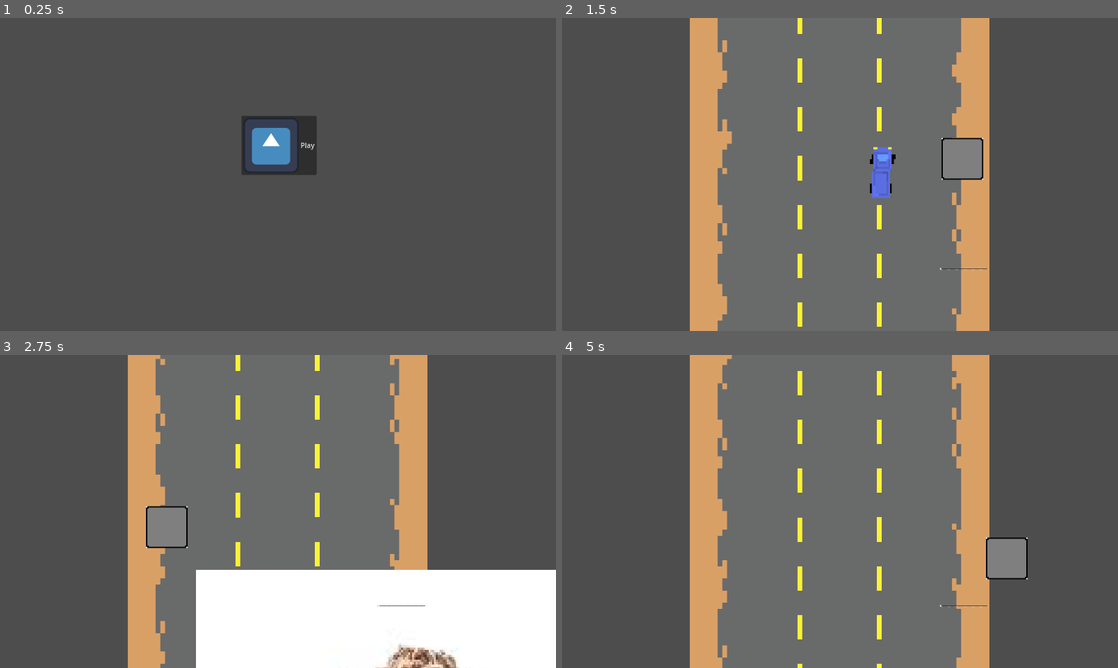
Above: before the commit, frames 1-4 (two rows, left to right).
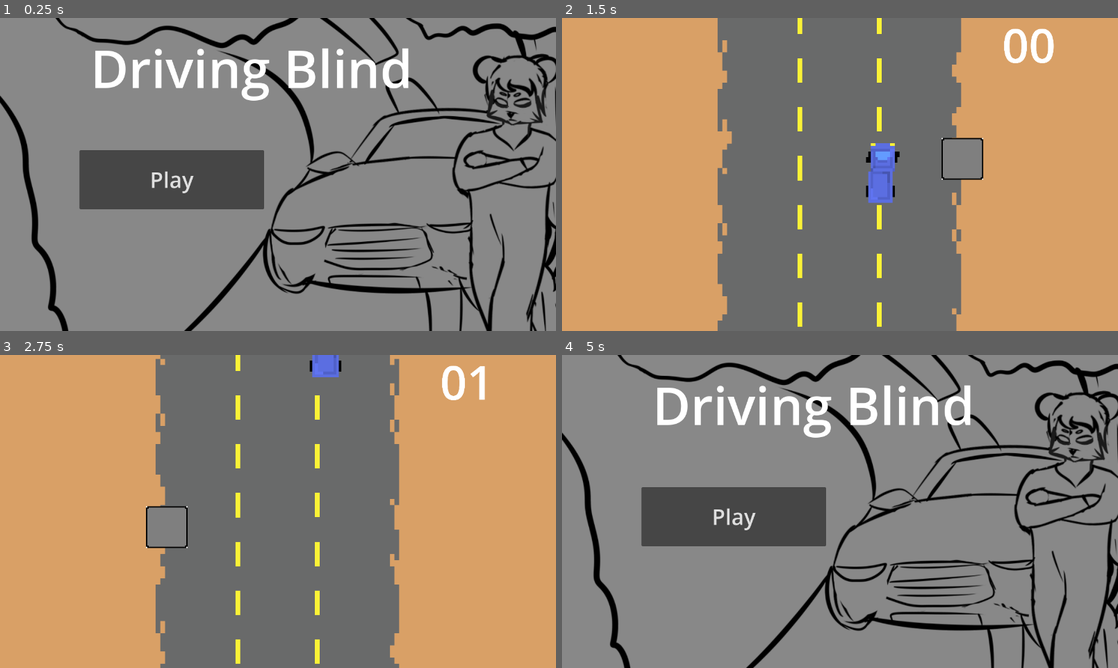
Above: after the commit, the same moments.

Repository: MurpMR/big_sexy_car
Game: Godot game, scene res://scenes/menu.tscn
Two runs of this game, one before a commit and one after it. Both use one fixed random seed, a clock stepped at 60 frames per second and the inputs below. The engine's default icon, where the game draws it, is replaced by a stand-in: a white triangle on a blue panel in a dark square. Sound files missing from this copy of the repository are replaced by a short silence.
Inputs (mouse positions are in pixels of both pictures, inside the frame that each line leads up to):
- Up to frame 1 (0.25 s): no input
- Up to frame 2 (1.5 s): click "Play" at 0.5 s; tap Enter (ui_accept) at 1.25 s; move the mouse to (962, 158) at 1.27 s; hold Right (ui_right) from 1.28 s (still down)
- Up to frame 3 (2.75 s): keep holding Right (ui_right); tap Enter (ui_accept) at 1.52, 2.27 s; move the mouse to (166, 527) at 2.02 s
- Up to frame 4 (5 s): move the mouse to (895, 442) at 2.77 s; release Right (ui_right) at 2.78 s; hold Left (ui_left) 2.78-3.53 s; move the mouse to (812, 574) at 3.52 s; hold Right (ui_right) from 3.53 s (still down); tap Enter (ui_accept) at 3.77, 4.52 s; move the mouse to (1006, 558) at 4.27 s

The runs differ from the first frame. In frame 1, 92% of the frame differs, in the area x 0-100%, y 0-100%; in frame 2, 47%; in frame 3, 60%; in frame 4, 95%.

Commit message:
gay furry stuff

Diff:
--- /dev/null
+++ b/new-game-project/node_2d.gd
@@ -0,0 +1,45 @@
+extends Node2D
+var score: int
+var stopped = false
+
+# Called when the node enters the scene tree for the first time.
+func _ready() -> void:
+	score = 0
+
+
+# Called every frame. 'delta' is the elapsed time since the previous frame.
+func _process(delta: float) -> void:
+	pass
+
+
+func _on_car_died() -> void:
+		get_tree().change_scene_to_file("res://scenes/menu.tscn")
+
+
+func _on_second_timeout() -> void:
+	if stopped:
+		return
+	score += 1
+	var seconds = score % 60
+
+
+
+	var time = str(seconds)
+	if len(time) == 1:
+		time = "0" + time
+
+	if score > 59:
+		var minutes = floor(score/60)%60
+		time = str(minutes) + ":"+time
+		if len(time) == 4:
+			time = "0" + time
+
+	if score > 3599:
+		var hours = floor(score/3600)
+		time = str(hours) + ":"+time
+
+	$Label.text = time
+
+
+func _on_car_show() -> void:
+	stopped = true
--- a/new-game-project/project.godot
+++ b/new-game-project/project.godot
@@ -20,6 +20,41 @@
 window/size/viewport_width=1280
 window/size/viewport_height=720
 
+[input]
+
+ui_left={
+"deadzone": 0.5,
+"events": [Object(InputEventKey,"resource_local_to_scene":false,"resource_name":"","device":0,"window_id":0,"alt_pressed":false,"shift_pressed":false,"ctrl_pressed":false,"meta_pressed":false,"pressed":false,"keycode":4194319,"physical_keycode":0,"key_label":0,"unicode":0,"location":0,"echo":false,"script":null)
+, Object(InputEventJoypadButton,"resource_local_to_scene":false,"resource_name":"","device":0,"button_index":13,"pressure":0.0,"pressed":false,"script":null)
+, Object(InputEventJoypadMotion,"resource_local_to_scene":false,"resource_name":"","device":0,"axis":0,"axis_value":-1.0,"script":null)
+, Object(InputEventKey,"resource_local_to_scene":false,"resource_name":"","device":0,"window_id":0,"alt_pressed":false,"shift_pressed":false,"ctrl_pressed":false,"meta_pressed":false,"pressed":false,"keycode":0,"physical_keycode":65,"key_label":0,"unicode":0,"location":0,"echo":false,"script":null)
+]
+}
+ui_right={
+"deadzone": 0.5,
+"events": [Object(InputEventKey,"resource_local_to_scene":false,"resource_name":"","device":0,"window_id":0,"alt_pressed":false,"shift_pressed":false,"ctrl_pressed":false,"meta_pressed":false,"pressed":false,"keycode":4194321,"physical_keycode":0,"key_label":0,"unicode":0,"location":0,"echo":false,"script":null)
+, Object(InputEventJoypadButton,"resource_local_to_scene":false,"resource_name":"","device":0,"button_index":14,"pressure":0.0,"pressed":false,"script":null)
+, Object(InputEventJoypadMotion,"resource_local_to_scene":false,"resource_name":"","device":0,"axis":0,"axis_value":1.0,"script":null)
+, Object(InputEventKey,"resource_local_to_scene":false,"resource_name":"","device":0,"window_id":0,"alt_pressed":false,"shift_pressed":false,"ctrl_pressed":false,"meta_pressed":false,"pressed":false,"keycode":0,"physical_keycode":68,"key_label":0,"unicode":0,"location":0,"echo":false,"script":null)
+]
+}
+ui_up={
+"deadzone": 0.5,
+"events": [Object(InputEventKey,"resource_local_to_scene":false,"resource_name":"","device":0,"window_id":0,"alt_pressed":false,"shift_pressed":false,"ctrl_pressed":false,"meta_pressed":false,"pressed":false,"keycode":4194320,"physical_keycode":0,"key_label":0,"unicode":0,"location":0,"echo":false,"script":null)
+, Object(InputEventJoypadButton,"resource_local_to_scene":false,"resource_name":"","device":0,"button_index":11,"pressure":0.0,"pressed":false,"script":null)
+, Object(InputEventJoypadMotion,"resource_local_to_scene":false,"resource_name":"","device":0,"axis":1,"axis_value":-1.0,"script":null)
+, Object(InputEventKey,"resource_local_to_scene":false,"resource_name":"","device":0,"window_id":0,"alt_pressed":false,"shift_pressed":false,"ctrl_pressed":false,"meta_pressed":false,"pressed":false,"keycode":0,"physical_keycode":87,"key_label":0,"unicode":0,"location":0,"echo":false,"script":null)
+]
+}
+ui_down={
+"deadzone": 0.5,
+"events": [Object(InputEventKey,"resource_local_to_scene":false,"resource_name":"","device":0,"window_id":0,"alt_pressed":false,"shift_pressed":false,"ctrl_pressed":false,"meta_pressed":false,"pressed":false,"keycode":4194322,"physical_keycode":0,"key_label":0,"unicode":0,"location":0,"echo":false,"script":null)
+, Object(InputEventJoypadButton,"resource_local_to_scene":false,"resource_name":"","device":0,"button_index":12,"pressure":0.0,"pressed":false,"script":null)
+, Object(InputEventJoypadMotion,"resource_local_to_scene":false,"resource_name":"","device":0,"axis":1,"axis_value":1.0,"script":null)
+, Object(InputEventKey,"resource_local_to_scene":false,"resource_name":"","device":0,"window_id":0,"alt_pressed":false,"shift_pressed":false,"ctrl_pressed":false,"meta_pressed":false,"pressed":false,"keycode":0,"physical_keycode":83,"key_label":0,"unicode":0,"location":0,"echo":false,"script":null)
+]
+}
+
 [physics]
 
 3d/physics_engine="Jolt Physics"
--- /dev/null
+++ b/new-game-project/radio2.gd
@@ -0,0 +1,69 @@
+extends Node2D
+
+var music
+var alerts
+var music_n
+var alerts_n
+var music_i = 0
+var alerts_i = 0
+var volume
+
+
+# Called when the node enters the scene tree for the first time.
+func _ready() -> void:
+	music    = $Music.get_children()
+	alerts   = $Alert.get_children()
+	music_n  = $Music.get_child_count()
+	alerts_n = $Alert.get_child_count()
+	shuffle_songs()
+	shuffle_alerts()
+
+func _on_h_slider_value_changed(value):
+	volume = value
+	print(volume)
+	if(volume<20):
+		music[music_i].volume_linear=(20-volume)/20
+		music[music_i+1].set_stream_paused(true)
+		music[music_i].set_stream_paused(false)
+	if(volume>20):
+		music[music_i].set_stream_paused(true)
+		if(music[(music_i+1)%len(music)].has_stream_playback()):
+			music[(music_i+1)%len(music)].set_stream_paused(false)
+		else:
+			music[(music_i+1)%len(music)].play()
+		music[(music_i+1)%len(music)].volume_db=volume-40
+
+
+
+
+
+func shuffle_songs():
+	music_i = 0
+	music.shuffle()
+	music[0].play()
+
+func shuffle_alerts():
+	alerts_i = 0
+	alerts.shuffle()
+
+
+func music_finished() -> void:
+	music_i += 1
+	if music_i < music_n:
+		music[music_i].play()
+		return
+	shuffle_songs()
+
+
+func play_alert() -> void:
+	print("playing alert")
+	music[music_i].set_stream_paused(true)
+	alerts[alerts_i].play()
+
+
+func alert_finished() -> void:
+	$Timer.start()
+	music[music_i].set_stream_paused(false)
+	alerts_i += 1
+	if alerts_i == alerts_n:
+		shuffle_alerts()
--- a/new-game-project/scenes/MainCar.tscn
+++ b/new-game-project/scenes/MainCar.tscn
@@ -8,6 +8,8 @@
 [ext_resource type="AudioStream" uid="uid://b6lrd3n6h4gnl" path="res://assets/sfx/little-girl-screaming-101185.mp3" id="6_67444"]
 [ext_resource type="AudioStream" uid="uid://b27ms70jvs05r" path="res://assets/sfx/young-girl-screaming-1-90519.mp3" id="7_hqxqt"]
 [ext_resource type="AudioStream" uid="uid://catxvpkuqurqo" path="res://assets/sfx/car-crash-sound-effect-376874.mp3" id="8_hla4y"]
+[ext_resource type="AudioStream" uid="uid://bkkhorlbgjgnt" path="res://assets/sfx/game-over-deep-male-voice-clip-352695.mp3" id="9_cfjar"]
+[ext_resource type="Script" uid="uid://dcc8sq5m07j1t" path="res://scripts/game_over.gd" id="10_mjhc2"]
 
 [sub_resource type="AtlasTexture" id="AtlasTexture_cfjar"]
 atlas = ExtResource("2_hla4y")
@@ -168,7 +170,7 @@
 }]
 
 [sub_resource type="RectangleShape2D" id="RectangleShape2D_w5gsc"]
-size = Vector2(395, 156)
+size = Vector2(461.5, 215.00002)
 
 [node name="car" type="CharacterBody2D"]
 rotation = 1.5707964
@@ -178,9 +180,9 @@
 
 [node name="AnimatedSprite2D" type="AnimatedSprite2D" parent="."]
 texture_filter = 1
-position = Vector2(9.500005, 0.4999857)
+position = Vector2(13.249988, -5.791753e-07)
 rotation = -1.5707964
-scale = Vector2(14.062502, 18.65625)
+scale = Vector2(18.500002, 21.734377)
 sprite_frames = SubResource("SpriteFrames_dmjkp")
 autoplay = "default"
 speed_scale = 2.0
@@ -190,7 +192,7 @@
 
 [node name="Explosion" type="AudioStreamPlayer2D" parent="."]
 stream = ExtResource("5_hcdgc")
-volume_db = -5.0
+volume_db = 5.0
 max_distance = 400000.0
 
 [node name="Scream" type="AudioStreamPlayer2D" parent="."]
@@ -206,3 +208,16 @@
 [node name="Crash" type="AudioStreamPlayer2D" parent="."]
 stream = ExtResource("8_hla4y")
 max_distance = 400000.0
+
+[node name="Timer" type="Timer" parent="."]
+wait_time = 2.0
+one_shot = true
+
+[node name="Game Over" type="AudioStreamPlayer2D" parent="."]
+stream = ExtResource("9_cfjar")
+volume_db = 5.0
+max_distance = 400000.0
+script = ExtResource("10_mjhc2")
+
+[connection signal="timeout" from="Timer" to="Game Over" method="_on_timer_timeout"]
+[connection signal="finished" from="Game Over" to="." method="_on_game_over_finished"]
--- a/new-game-project/scenes/car2.tscn
+++ b/new-game-project/scenes/car2.tscn
@@ -4,18 +4,19 @@
 [ext_resource type="Texture2D" uid="uid://crabgxhyd1jn0" path="res://assets/sprites/car.png" id="2_2fv4s"]
 
 [sub_resource type="RectangleShape2D" id="RectangleShape2D_2fv4s"]
-size = Vector2(139, 323)
+size = Vector2(222, 441)
 
 [node name="Car2" type="AnimatableBody2D"]
 script = ExtResource("1_2fv4s")
 speed = 20.0
 
 [node name="Sprite2D" type="Sprite2D" parent="."]
-position = Vector2(4.719019, -0.2892605)
-rotation = -1.5707964
-scale = Vector2(4.959155, 2.1559505)
+texture_filter = 1
+position = Vector2(3.5937622, -29.00002)
+scale = Vector2(20.324219, 20.999998)
 texture = ExtResource("2_2fv4s")
+region_enabled = true
+region_rect = Rect2(0, 0, 16.32478, 28.350796)
 
 [node name="CollisionShape2D" type="CollisionShape2D" parent="."]
-position = Vector2(3.5, 1.5)
 shape = SubResource("RectangleShape2D_2fv4s")
--- a/new-game-project/scenes/menu.tscn
+++ b/new-game-project/scenes/menu.tscn
@@ -1,8 +1,8 @@
 [gd_scene load_steps=4 format=3 uid="uid://bbvbfgsytow76"]
 
-[ext_resource type="Texture2D" uid="uid://4q335xxs2p" path="res://icon.svg" id="1_yqeox"]
-[ext_resource type="Script" uid="uid://d86bod3hevdk" path="res://scenes/button.gd" id="2_vjb58"]
+[ext_resource type="Script" uid="uid://d86bod3hevdk" path="res://scripts/button.gd" id="2_vjb58"]
 [ext_resource type="AudioStream" uid="uid://dn2jytdmu4j5d" path="res://assets/music/8-bit-loop-189494.mp3" id="3_con2f"]
+[ext_resource type="Texture2D" uid="uid://hro0eci0ipgo" path="res://assets/sprites/gayraccoon.webp" id="3_mhnvy"]
 
 [node name="Control" type="Control"]
 layout_mode = 3
@@ -13,18 +13,34 @@
 grow_vertical = 2
 script = ExtResource("2_vjb58")
 
+[node name="TextureRect" type="TextureRect" parent="."]
+layout_mode = 0
+offset_right = 1280.0
+offset_bottom = 720.0
+texture = ExtResource("3_mhnvy")
+
 [node name="Button" type="Button" parent="."]
 layout_mode = 0
-offset_left = 556.0
-offset_top = 225.0
-offset_right = 692.0
-offset_bottom = 361.0
+offset_left = 183.0
+offset_top = 304.0
+offset_right = 608.0
+offset_bottom = 440.0
+theme_override_font_sizes/font_size = 50
 text = "Play"
-icon = ExtResource("1_yqeox")
 
-[node name="AudioStreamPlayer" type="AudioStreamPlayer" parent="."]
+[node name="Music" type="AudioStreamPlayer" parent="."]
 stream = ExtResource("3_con2f")
+volume_db = -10.0
 autoplay = true
 parameters/looping = true
 
+[node name="Label" type="Label" parent="."]
+layout_mode = 0
+offset_left = 208.0
+offset_top = 32.0
+offset_right = 950.0
+offset_bottom = 197.0
+theme_override_font_sizes/font_size = 120
+text = "Driving Blind"
+
 [connection signal="pressed" from="Button" to="." method="_on_button_pressed"]
--- a/new-game-project/scenes/node_2d.tscn
+++ b/new-game-project/scenes/node_2d.tscn
@@ -1,16 +1,31 @@
-[gd_scene load_steps=9 format=3 uid="uid://bmqlwhekg3p6b"]
+[gd_scene load_steps=13 format=3 uid="uid://bmqlwhekg3p6b"]
 
 [ext_resource type="PackedScene" uid="uid://dnolqox1lu585" path="res://scenes/MainCar.tscn" id="1_6e84v"]
+[ext_resource type="Script" uid="uid://cctgvgpd1p763" path="res://node_2d.gd" id="1_hh0fu"]
 [ext_resource type="PackedScene" uid="uid://cnbryaq3y7oec" path="res://scenes/car2.tscn" id="2_4dvvg"]
+[ext_resource type="Texture2D" uid="uid://7gqqxbcumfeh" path="res://assets/sprites/color_panel.png" id="2_08kqv"]
 [ext_resource type="PackedScene" uid="uid://oa587vyyref3" path="res://scenes/road.tscn" id="3_j7wrs"]
 [ext_resource type="PackedScene" uid="uid://qdf4k5xw48e1" path="res://scenes/boundary.tscn" id="3_rnjyy"]
 [ext_resource type="PackedScene" uid="uid://cr3mls3od2eqp" path="res://scenes/radio.tscn" id="5_04qyp"]
 [ext_resource type="Texture2D" uid="uid://bsb536g5sgcvl" path="res://assets/sprites/outline_big.png" id="5_fws66"]
-[ext_resource type="Script" uid="uid://ck4m4w1cqtb8t" path="res://scenes/spawner.gd" id="7_fws66"]
+[ext_resource type="Script" uid="uid://ck4m4w1cqtb8t" path="res://scripts/spawner.gd" id="7_fws66"]
+[ext_resource type="Script" uid="uid://ctvtsfwa5byix" path="res://scenes/timer.gd" id="8_dubn7"]
+[ext_resource type="AudioStream" uid="uid://dwpop76d3wdxg" path="res://assets/sfx/game-start-6104.mp3" id="9_3m5ht"]
 
 [sub_resource type="Curve2D" id="Curve2D_rnjyy"]
 
 [node name="Node2D" type="Node2D"]
+script = ExtResource("1_hh0fu")
+
+[node name="Sprite2D" type="Sprite2D" parent="."]
+position = Vector2(-1779.0001, 21.000002)
+scale = Vector2(5.232422, 12.097657)
+texture = ExtResource("2_08kqv")
+
+[node name="Sprite2D2" type="Sprite2D" parent="."]
+position = Vector2(1640.2499, 28.999998)
+scale = Vector2(4.724611, 12.097657)
+texture = ExtResource("2_08kqv")
 
 [node name="Road" parent="." instance=ExtResource("3_j7wrs")]
 texture_filter = 1
@@ -52,8 +67,9 @@
 rotation = 3.1415927
 
 [node name="Timer" type="Timer" parent="."]
-wait_time = 0.929
+wait_time = 1.5
 autostart = true
+script = ExtResource("8_dubn7")
 
 [node name="Marker2D" type="Marker2D" parent="."]
 position = Vector2(-1208, -1321)
@@ -67,4 +83,31 @@
 [node name="Radio" parent="." instance=ExtResource("5_04qyp")]
 position = Vector2(764, 645)
 
+[node name="Button Sound" type="AudioStreamPlayer" parent="."]
+stream = ExtResource("9_3m5ht")
+volume_db = 5.0
+autoplay = true
+
+[node name="Framerule" type="Timer" parent="."]
+wait_time = 5.0
+autostart = true
+ignore_time_scale = true
+
+[node name="Second" type="Timer" parent="."]
+autostart = true
+ignore_time_scale = true
+
+[node name="Label" type="Label" parent="."]
+offset_left = 1244.0
+offset_top = -1242.0
+offset_right = 1959.0
+offset_bottom = -751.0
+theme_override_font_sizes/font_size = 360
+text = "00"
+
+[connection signal="died" from="car" to="." method="_on_car_died"]
+[connection signal="show" from="car" to="." method="_on_car_show"]
+[connection signal="show" from="car" to="Viewer" method="_on_car_show"]
 [connection signal="timeout" from="Timer" to="Viewer" method="_on_timer_timeout"]
+[connection signal="timeout" from="Framerule" to="Timer" method="_on_framerule_timeout"]
+[connection signal="timeout" from="Second" to="." method="_on_second_timeout"]
--- a/new-game-project/scenes/radio.tscn
+++ b/new-game-project/scenes/radio.tscn
@@ -1,12 +1,13 @@
-[gd_scene load_steps=8 format=3 uid="uid://cr3mls3od2eqp"]
+[gd_scene load_steps=9 format=3 uid="uid://cr3mls3od2eqp"]
 
 [ext_resource type="AudioStream" uid="uid://dxsi7u0rjui7q" path="res://assets/music/ES_Face the Fear - Purple Dive.mp3" id="1_flxc7"]
-[ext_resource type="Script" uid="uid://caa8aanvihjw" path="res://scenes/radio2.gd" id="1_uf7ta"]
+[ext_resource type="Script" uid="uid://caa8aanvihjw" path="res://radio2.gd" id="1_uf7ta"]
 [ext_resource type="AudioStream" uid="uid://bnbn711dc375s" path="res://assets/music/ES_Are You Happy Now_ - The Big Let Down.mp3" id="2_fkv45"]
 [ext_resource type="AudioStream" uid="uid://boah61df0tb17" path="res://assets/music/ES_UFO - Akibakid.mp3" id="3_run3b"]
 [ext_resource type="AudioStream" uid="uid://x5q1qafdn4nk" path="res://assets/music/once-in-paris-168895.mp3" id="4_lcdmm"]
 [ext_resource type="AudioStream" uid="uid://ckxg0ksbmwvr7" path="res://assets/sfx/radio-jingle-englisch-345129.mp3" id="5_mc70l"]
 [ext_resource type="AudioStream" uid="uid://ccfq0oac160vc" path="res://assets/sfx/zombie-news-am-radio-35057.mp3" id="6_a66yf"]
+[ext_resource type="AudioStream" uid="uid://bn14pr1lb8lbt" path="res://assets/sfx/atencion-aviso-de-cuidado-159751.mp3" id="8_144bg"]
 
 [node name="Radio" type="Node2D"]
 script = ExtResource("1_uf7ta")
@@ -21,7 +22,7 @@
 
 [node name="Are You Happy Now" type="AudioStreamPlayer2D" parent="Music"]
 stream = ExtResource("2_fkv45")
-volume_db = -20.0
+volume_db = -5.0
 max_distance = 1e+15
 attenuation = 1e-05
 
@@ -51,6 +52,12 @@
 max_distance = 1e+15
 attenuation = 1e-05
 
+[node name="Spanish" type="AudioStreamPlayer2D" parent="Alert"]
+stream = ExtResource("8_144bg")
+volume_db = 10.0
+max_distance = 1e+15
+attenuation = 1e-05
+
 [node name="Timer" type="Timer" parent="."]
 wait_time = 30.0
 one_shot = true
@@ -58,6 +65,7 @@
 ignore_time_scale = true
 
 [node name="HSlider" type="HSlider" parent="."]
+visible = false
 offset_right = 365.0
 offset_bottom = 156.0
 max_value = 40.0
@@ -70,5 +78,6 @@
 [connection signal="finished" from="Music/Once In Paris" to="." method="music_finished"]
 [connection signal="finished" from="Alert/Best Radio" to="." method="alert_finished"]
 [connection signal="finished" from="Alert/Zombie" to="." method="alert_finished"]
+[connection signal="finished" from="Alert/Spanish" to="." method="alert_finished"]
 [connection signal="timeout" from="Timer" to="." method="play_alert"]
 [connection signal="value_changed" from="HSlider" to="." method="_on_h_slider_value_changed"]
--- /dev/null
+++ b/new-game-project/scenes/timer.gd
@@ -0,0 +1,15 @@
+extends Timer
+
+
+# Called when the node enters the scene tree for the first time.
+func _ready() -> void:
+	pass # Replace with function body.
+
+
+# Called every frame. 'delta' is the elapsed time since the previous frame.
+func _process(delta: float) -> void:
+	pass
+
+
+func _on_framerule_timeout() -> void:
+	wait_time *= 0.95
--- /dev/null
+++ b/new-game-project/scripts/button.gd
@@ -0,0 +1,4 @@
+extends Control
+
+func _on_button_pressed() -> void:
+	get_tree().change_scene_to_file("res://scenes/node_2d.tscn")
--- /dev/null
+++ b/new-game-project/scripts/game_over.gd
@@ -0,0 +1,5 @@
+extends AudioStreamPlayer2D
+
+
+func _on_timer_timeout():
+	play()
--- a/new-game-project/scripts/main_car.gd
+++ b/new-game-project/scripts/main_car.gd
@@ -9,6 +9,8 @@
 @export var top: Marker2D
 var turnRight = false;
 var turnLeft = false;
+signal died()
+signal show()
 
 
 func _physics_process(delta: float) -> void:
@@ -72,7 +74,16 @@
 
 		$Explosion.play()
 		$Crash.play()
-		$AnimatedSprite2D.play('die')
+		#$AnimatedSprite2D.play('die')
+		show.emit()
 
 		has_exploded = true
+
+		$Timer.start()
 		#get_tree().paused=true
+
+
+
+
+func _on_game_over_finished() -> void:
+	died.emit()
--- /dev/null
+++ b/new-game-project/scripts/spawner.gd
@@ -0,0 +1,39 @@
+extends Sprite2D
+
+@export var car2: PackedScene
+var spawner_list
+
+
+#var[spawn_range]
+
+# Called when the node enters the scene tree for the first time.
+func _ready() -> void:
+	spawner_list = get_children()
+
+
+# Called every frame. 'delta' is the elapsed time since the previous frame.
+func _process(delta: float) -> void:
+	global_position = get_global_mouse_position()
+
+func _on_timer_timeout():
+	var newCar = car2.instantiate()
+
+	newCar.global_position = spawner_list.pick_random().global_position - 2*global_position
+
+
+	newCar.global_position.x += randf() * 100 - 50
+	newCar.global_position.x += randf() * 100 - 50
+	newCar.global_position.x += randf() * 100 - 50
+	newCar.global_position.x += randf() * 100 - 50
+	#newCar.global_position.x += randf() * 100 - 50
+
+	newCar.speed = 25
+	newCar.speed += randf()*10-5
+	newCar.speed += randf()*10-5
+	newCar.speed += randf()*10-5
+	add_child(newCar)
+
+
+
+func _on_car_show() -> void:
+	clip_children = CLIP_CHILDREN_DISABLED
Not shown, added: new-game-project/assets/sfx/atencion-aviso-de-cuidado-159751.mp3.import
Not shown, added: new-game-project/assets/sfx/game-over-deep-male-voice-clip-352695.mp3.import
Not shown, added: new-game-project/assets/sfx/game-start-6104.mp3.import
Binary file added: new-game-project/assets/sprites/color_panel.png
Not shown, added: new-game-project/assets/sprites/color_panel.png.import
Binary file added: new-game-project/assets/sprites/gayraccoon.webp
Not shown, added: new-game-project/assets/sprites/gayraccoon.webp.import
Not shown, added: new-game-project/export_presets.cfg
Not shown, added: new-game-project/node_2d.gd.uid
Not shown, added: new-game-project/radio2.gd.uid
Not shown: 1 places in new-game-project/scenes/MainCar.tscn that only renumber resources
Not shown, added: new-game-project/scenes/timer.gd.uid
(and 6 more such lines)
